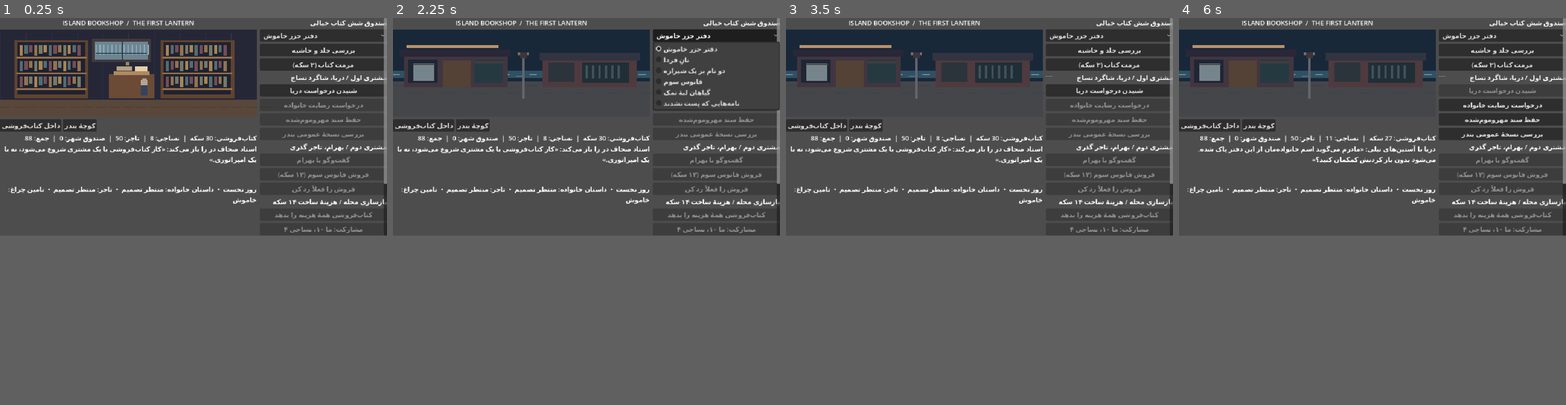
Above: before the commit, frames 1-4 (left to right).
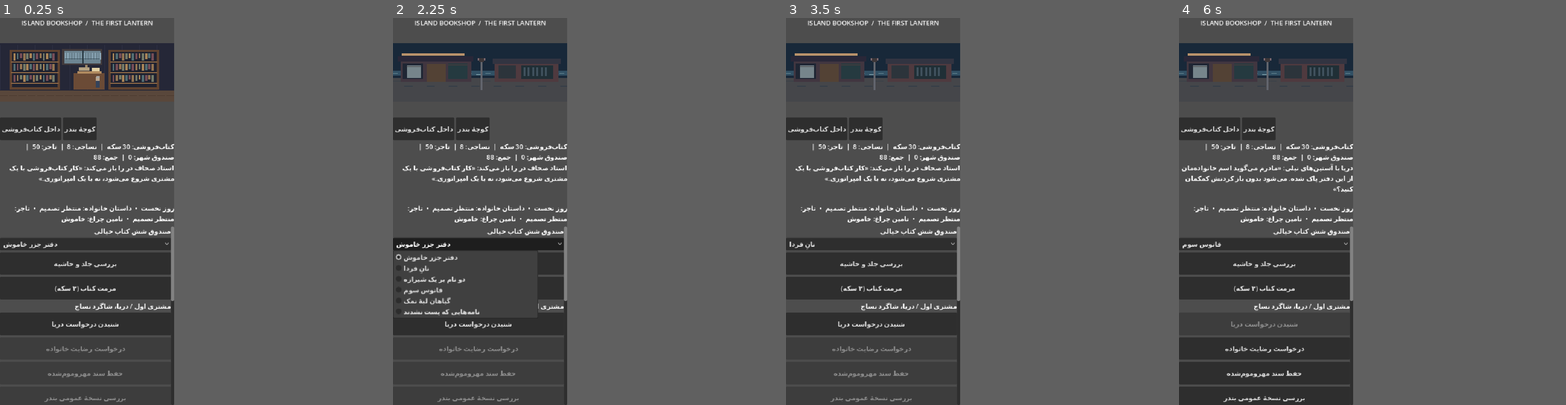
Above: after the commit, the same moments.

Repository: hminthakil-eng/Veil-Reader
Game: Godot game, scene res://scenes/first_day.tscn
The game is run twice, just before and just after one commit, with the same random seed, the same clock (stepped at 60 frames per second) and the same inputs.
Inputs (mouse positions are in pixels of both pictures, inside the frame that each line leads up to):
- Up to frame 1 (0.25 s): no input
- Up to frame 2 (2.25 s): click "داخل کتاب‌فروشی" at 0.5 s; click "کوچهٔ بندر" at 1.25 s; click "دفتر جزر خاموش" at 2 s
- Up to frame 3 (3.5 s): click "بررسی جلد و حاشیه" at 2.75 s
- Up to frame 4 (6 s): click (1368, 145) at 3.5 s, where only the run after the commit has a clickable "نانِ فردا"; click "مرمت کتاب (۳ سکه)" at 4.25 s; click (1368, 145) at 5 s, where only the run after the commit has a clickable "فانوس سوم"; click "شنیدن درخواست دریا" at 5.75 s
In our replay, the window is 800x450 before the commit and 360x800 after it. These sizes can differ from the game's own. Grey fills any space a smaller window leaves; there, only what the larger window draws over its background counts as a difference.

The runs differ from the first frame. In frame 1, 23% of the frame differs, in the area x 0-100%, y 0-100%; in frame 2, 15%; in frame 3, 19%; in frame 4, 21%.

Commit message:
feat(game): portrait-first mobile story UI and Android QA export gate

Diff:
--- a/island-game/project.godot
+++ b/island-game/project.godot
@@ -7,9 +7,11 @@
 config/features=PackedStringArray("4.7", "GL Compatibility")
 
 [display]
-window/size/viewport_width=960
-window/size/viewport_height=540
+window/size/viewport_width=432
+window/size/viewport_height=960
 window/stretch/mode="canvas_items"
+window/stretch/aspect="expand"
+window/handheld/orientation=1
 
 [rendering]
 renderer/rendering_method="gl_compatibility"
--- a/island-game/scenes/first_day.gd
+++ b/island-game/scenes/first_day.gd
@@ -2,6 +2,7 @@
 ## Player-operated first-day vertical-slice greybox, not final pixel art or audiobook app.
 ## Persian dialogue is rendered in the high-resolution Control layer above the world.
 var day: IslandFirstDayController = IslandFirstDayController.new()
+var portrait_mode: bool = false
 var checkpoints: IslandDayCheckpointStore = IslandDayCheckpointStore.new()
 var pixel_stage: Control
 var status: Label
@@ -13,14 +14,17 @@
 var latest: String = "استاد صحاف در را باز می‌کند: «کار کتاب‌فروشی با یک مشتری شروع می‌شود، نه با یک امپراتوری.»"
 
 func _ready() -> void:
-	var shell := HBoxContainer.new()
+	portrait_mode = get_viewport_rect().size.y > get_viewport_rect().size.x
+	var shell: BoxContainer = VBoxContainer.new() if portrait_mode else HBoxContainer.new()
+	shell.add_theme_constant_override("separation", 8)
+	# Keep scene, cash and current novel paragraph visible while the action deck scrolls.
+	# A whole-page scroll felt like an administration form, not a living bookshop RPG.
 	shell.set_anchors_and_offsets_preset(Control.PRESET_FULL_RECT)
-	shell.add_theme_constant_override("separation", 8)
 	add_child(shell)
 
 	var story_area := VBoxContainer.new()
 	story_area.size_flags_horizontal = Control.SIZE_EXPAND_FILL
-	story_area.custom_minimum_size = Vector2(600,0)
+	story_area.custom_minimum_size = Vector2.ZERO if portrait_mode else Vector2(600,0)
 	shell.add_child(story_area)
 
 	var title := Label.new()
@@ -30,7 +34,7 @@
 
 	pixel_stage = load("res://scenes/pixel_district.gd").new()
 	pixel_stage.size_flags_horizontal = Control.SIZE_EXPAND_FILL
-	pixel_stage.custom_minimum_size = Vector2(610,220)
+	pixel_stage.custom_minimum_size = Vector2(0,162) if portrait_mode else Vector2(610,220)
 	story_area.add_child(pixel_stage)
 
 	var zone_bar := HBoxContainer.new()
@@ -58,13 +62,15 @@
 	story_area.add_child(briefing)
 
 	var controls := ScrollContainer.new()
-	controls.custom_minimum_size = Vector2(315,0)
-	controls.size_flags_horizontal = Control.SIZE_SHRINK_END
+	controls.custom_minimum_size = Vector2.ZERO if portrait_mode else Vector2(315,0)
+	controls.horizontal_scroll_mode = ScrollContainer.SCROLL_MODE_DISABLED
+	controls.size_flags_horizontal = Control.SIZE_EXPAND_FILL if portrait_mode else Control.SIZE_SHRINK_END
 	controls.size_flags_vertical = Control.SIZE_EXPAND_FILL
 	shell.add_child(controls)
 	var action_stack := VBoxContainer.new()
-	action_stack.custom_minimum_size = Vector2(287,0)
+	action_stack.custom_minimum_size = Vector2.ZERO if portrait_mode else Vector2(287,0)
 	action_stack.add_theme_constant_override("separation",5)
+	action_stack.size_flags_horizontal = Control.SIZE_EXPAND_FILL
 	controls.add_child(action_stack)
 	_section(action_stack, "صندوق شش کتاب خیالی")
 	picked = OptionButton.new()
@@ -103,6 +109,7 @@
 func _make_button(parent: BoxContainer, key: String, value: String, handler: Callable) -> void:
 	var button := Button.new()
 	button.text = value
+	button.custom_minimum_size.y = 56 if portrait_mode else 38
 	button.text_direction = Control.TEXT_DIRECTION_RTL
 	button.pressed.connect(handler)
 	parent.add_child(button)
--- a/island-game/scenes/pixel_district.gd
+++ b/island-game/scenes/pixel_district.gd
@@ -10,7 +10,7 @@
 	queue_redraw()
 
 func _ready() -> void:
-	custom_minimum_size = Vector2(620, 220)
+	custom_minimum_size = Vector2(0, 216)
 	mouse_filter = Control.MOUSE_FILTER_IGNORE
 
 func _rect(x: float, y: float, w: float, h: float, c: Color) -> void:
--- /dev/null
+++ b/island-game/tests/run_mobile_layout_tests.gd
@@ -0,0 +1,52 @@
+extends SceneTree
+## Device-layout logic proof; NOT a physical touch or Persian font rendering test.
+var passed: int = 0
+var failed: int = 0
+var target: int = 20
+
+func check(value: bool, label: String) -> void:
+	if value:
+		passed += 1
+		print("PASS ", label)
+	else:
+		failed += 1
+		push_error("FAIL " + label)
+
+func _initialize() -> void:
+	call_deferred("_run")
+
+func _run() -> void:
+	await _test_orientation(Vector2i(432, 960), true)
+	await _test_orientation(Vector2i(960, 540), false)
+	print("MOBILE_LAYOUT_TEST_RESULTS passes=%d failures=%d" % [passed, failed])
+	if passed + failed != target:
+		failed += 1
+		push_error("FAIL expected exactly %d assertions" % target)
+	quit(1 if failed > 0 else 0)
+
+func _test_orientation(dimensions: Vector2i, portrait_expected: bool) -> void:
+	root.size = dimensions
+	await process_frame
+	var packed: PackedScene = load("res://scenes/first_day.tscn")
+	var scene: Control = packed.instantiate()
+	root.add_child(scene)
+	await process_frame
+	await process_frame
+	var name: String = "portrait" if portrait_expected else "landscape"
+	check(scene.portrait_mode == portrait_expected, name + ": engine chooses correct adaptive layout")
+	var shell_container: Control = scene.get_child(0)
+	check((shell_container is VBoxContainer) == portrait_expected, name + ": portrait has fixed story and separate scrolling action deck")
+	var buttons: Dictionary = scene.click_buttons
+	check(buttons.size() >= 17, name + ": all story and commercial actions preserved")
+	check(buttons.has("save") and buttons.has("load"), name + ": manual recovery remains reachable")
+	check(scene.status.text_direction == Control.TEXT_DIRECTION_RTL and scene.narrative.text_direction == Control.TEXT_DIRECTION_RTL, name + ": ledger and novel text explicitly RTL")
+	check(buttons["consent"].text_direction == Control.TEXT_DIRECTION_RTL, name + ": personal narrative choice explicitly RTL")
+	check(scene.pixel_stage != null and scene.pixel_stage.size.x > 0, name + ": responsive stage instantiates and has positive width")
+	check(scene.day.commerce.economy.total_coins() == 88, name + ": a layout change cannot duplicate any money")
+	check(buttons["repair"].custom_minimum_size.y >= (56 if portrait_expected else 38), name + ": defined accessible minimum action height")
+	if portrait_expected:
+		check(scene.pixel_stage.size.x <= float(dimensions.x) + 5.0, name + ": no horizontal clipping from old 610px world art")
+	else:
+		check(scene.pixel_stage.size.x >= 400, name + ": wider layout keeps pixel stage usable")
+	scene.queue_free()
+	await process_frame
Not shown, added: island-game/export_presets.cfg
Not shown, added: island-game/tests/run_mobile_layout_tests.gd.uid
Not shown, added: docs/game-studio/ADR_007_MOBILE_ANDROID_QA_20261014.md
Not shown, changed: island-game/.gitignore
Not shown, changed: island-game/README.md
Not shown, changed: island-game/run_tests.ps1
Not shown, added: island-game/tools/build_android_qa.ps1
Not shown, added: island-game/tools/install_export_templates.ps1
Not shown, added: qa/evidence/ISLAND_MOBILE_ANDROID_QA_20261014.md
